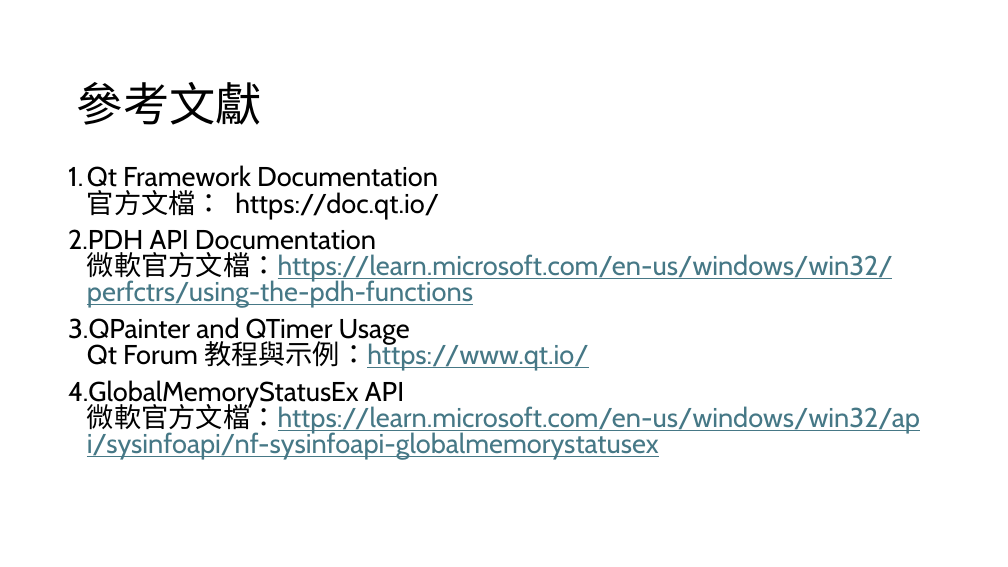
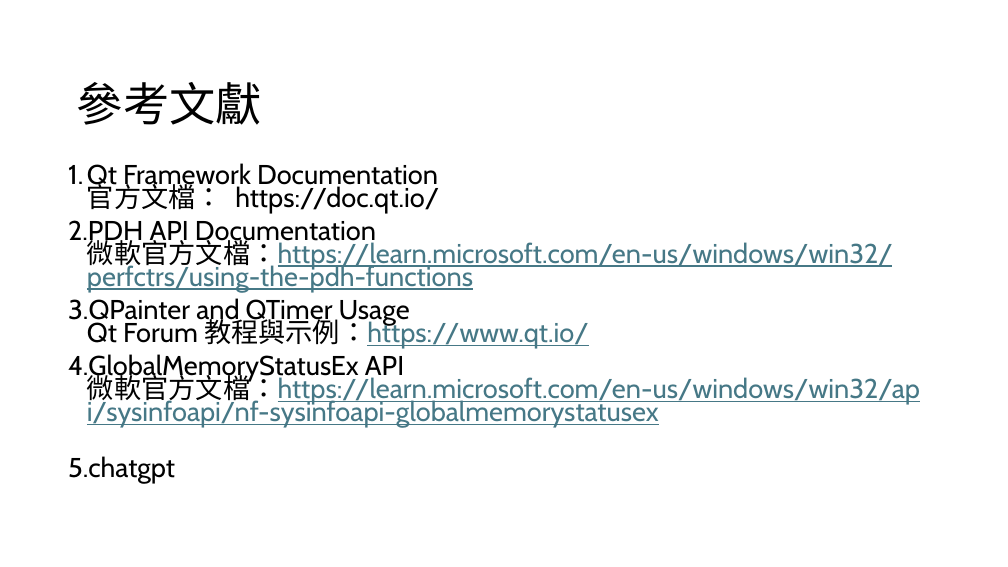
Before and after one commit to penny-sung/clock, a slide deck: slide 8 of 視窗程式設計期末.pptx. Drawn at 1008x567 pixels with LibreOffice and Linux fonts; fonts in the diff are those of the drawing. Boxes give left, top, right and bottom in pixels: in the first picture for what was removed or moved away, otherwise in the second. Text is boxed around its words. In the diff, an @@ line names an element or a change of style, - is before the commit and + after.

Commit message:
第四次

```diff
--- a/視窗程式設計期末.pptx
+++ b/視窗程式設計期末.pptx
@@ text at bbox=[68, 163, 920, 427]: line spacing 0.8 to 0.7 @@
@@ text at bbox=[68, 456, 175, 484]: paragraph added @@
+5.chatgpt
```
